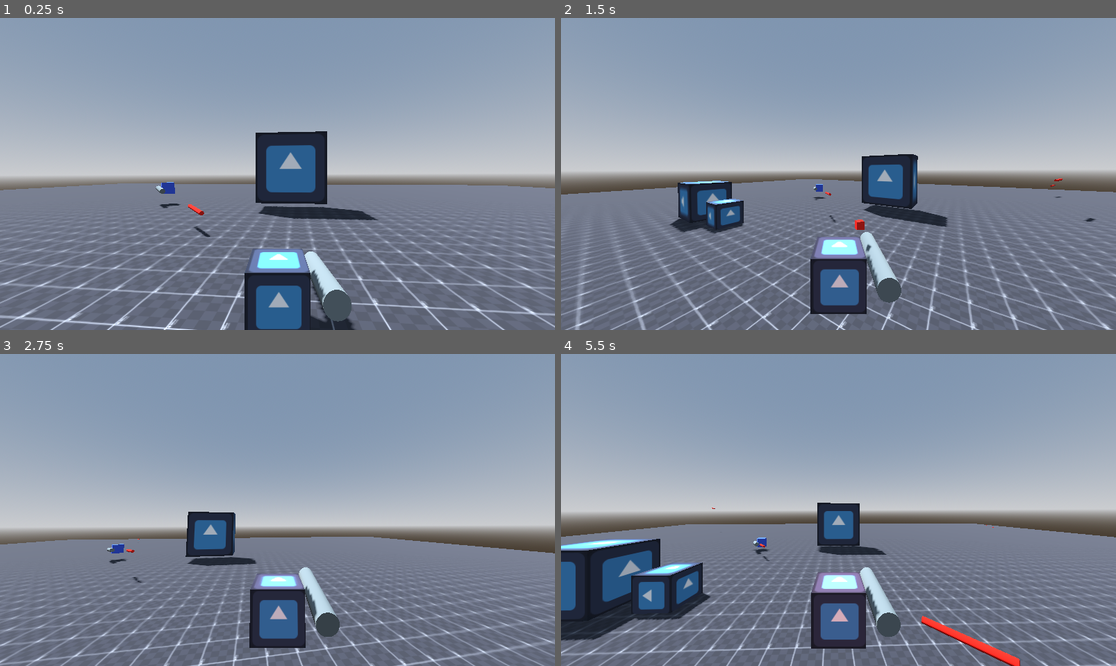
Above: before the commit, frames 1-4 (two rows, left to right).
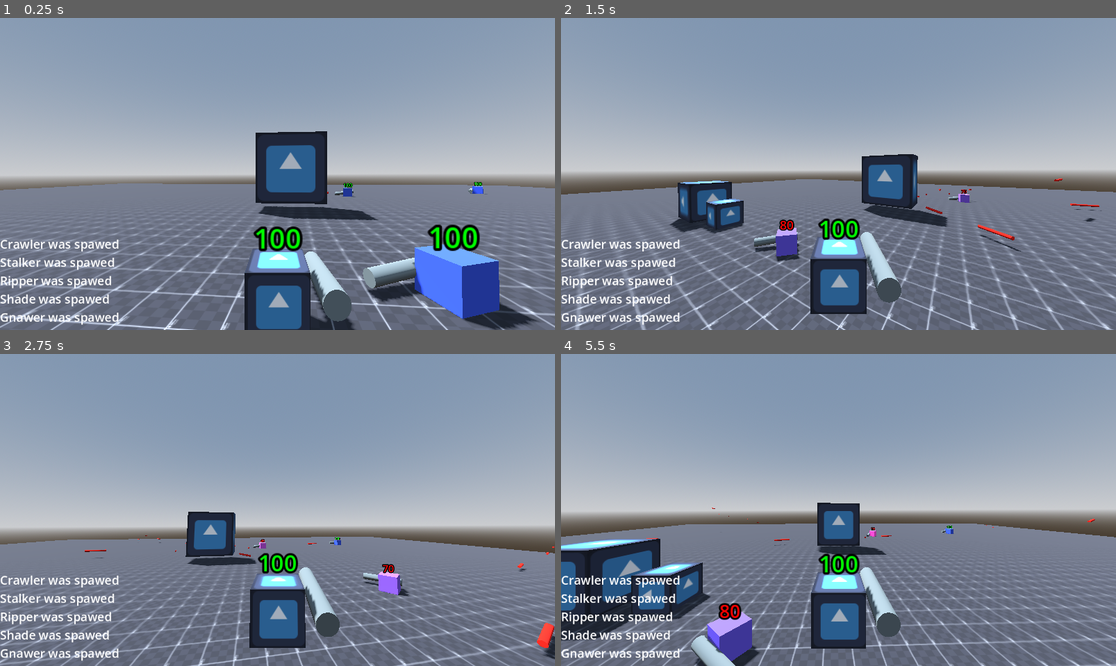
Above: after the commit, the same moments.

Repository: MukumovMuhammad/Simple_3D_Cube_shooter-
Game: Godot game, scene res://Scenes/test_platform.tscn
Two runs of this game, one before a commit and one after it. Both use one fixed random seed, a clock stepped at 60 frames per second and the inputs below. The engine's default icon, where the game draws it, is replaced by a stand-in: a white triangle on a blue panel in a dark square.
Inputs (mouse positions are in pixels of both pictures, inside the frame that each line leads up to):
- Up to frame 1 (0.25 s): no input
- Up to frame 2 (1.5 s): tap Enter (ui_accept) at 0.5, 0.77, 0.8, 1.07, 1.35 s; move the mouse to (866, 174) at 0.52 s; press the mouse at (866, 174) at 0.53 s; hold D (right) 0.53-1.28 s; move the mouse to (810, 174) at 1.27 s; release the mouse at (810, 174) at 1.28 s; hold A (left) from 1.28 s (still down)
- Up to frame 3 (2.75 s): tap Enter (ui_accept) at 1.52, 1.82 s; click (249, 510) at 1.55 s; move the mouse to (288, 503) at 2.02 s; release A (left) at 2.03 s; hold D (right) from 2.03 s (still down); hold Enter (ui_accept) from 2.03 s (still down); tap S (bk) at 2.1 s
- Up to frame 4 (5.5 s): move the mouse to (832, 516) at 2.77 s; release Enter (ui_accept) at 2.78 s; tap W (fd) at 2.85 s; tap Enter (ui_accept) at 3.02, 3.32, 3.77, 3.8, 4.07, 4.52, 4.82 s; click (832, 516) at 3.05 s; move the mouse to (877, 513) at 3.52 s; release D (right) at 3.53 s; press the mouse at (877, 513) at 3.53 s; hold A (left) from 3.53 s (still down); move the mouse to (794, 506) at 4.27 s; release the mouse at (794, 506) at 4.28 s; click (794, 506) at 4.35 s; move the mouse to (844, 510) at 5.02 s; hold Enter (ui_accept) from 5.03 s (still down)

The runs differ from the first frame. In frame 1, 7.2% of the frame differs, in the area x 0-97%, y 52-100%; in frame 2, 3.1%; in frame 3, 2.9%; in frame 4, 4.7%.

Commit message:
added a game manager who spawn enemies. They have names and respawed when they are dead. Also you get a little text in the corner about that sb died or spawed

Diff:
--- a/Scenes/enemies.tscn
+++ b/Scenes/enemies.tscn
@@ -12,10 +12,11 @@
 [sub_resource type="SphereShape3D" id="SphereShape3D_rbk1d"]
 radius = 30.0
 
-[node name="Enemies" type="CharacterBody3D" node_paths=PackedStringArray("mesh") groups=["Cube", "hitble"]]
+[node name="Enemy" type="CharacterBody3D" node_paths=PackedStringArray("Cube_health_label", "mesh") groups=["Cube", "hitble"]]
 collision_layer = 7
 collision_mask = 3
 script = ExtResource("1_gu34h")
+Cube_health_label = NodePath("health_label")
 mesh = NodePath("CollisionShape3D/MeshInstance3D")
 
 [node name="CollisionShape3D" type="CollisionShape3D" parent="."]
@@ -43,6 +44,13 @@
 [node name="Weapon" parent="hands" index="0"]
 transform = Transform3D(0.40975, 0.0591034, -0.00127751, 0, -0.148165, -0.418402, -0.0143088, 1.6925, -0.0365831, 0, 0, -0.561)
 
+[node name="health_label" type="Label3D" parent="."]
+transform = Transform3D(1, 0, 0, 0, 1, 0, 0, 0, 1, 0, 0.8720379, 0)
+pixel_size = 0.02
+billboard = 1
+modulate = Color(1, 0.28235295, 0.20392157, 1)
+text = "100"
+
 [connection signal="body_entered" from="Area3D" to="." method="_on_area_3d_body_entered"]
 
 [editable path="hands"]
--- a/Scenes/player.tscn
+++ b/Scenes/player.tscn
@@ -1,8 +1,9 @@
-[gd_scene load_steps=7 format=3 uid="uid://c73xf8kwqt025"]
+[gd_scene load_steps=8 format=3 uid="uid://c73xf8kwqt025"]
 
 [ext_resource type="Texture2D" uid="uid://ctfqnogfx0djb" path="res://icon.svg" id="1_4flbx"]
 [ext_resource type="Script" uid="uid://bb8442hfw7cx4" path="res://Scripts/player.gd" id="1_onrkg"]
 [ext_resource type="PackedScene" uid="uid://crtalvvnavykt" path="res://Scenes/hands_with_weapon.tscn" id="3_6t5aa"]
+[ext_resource type="Script" uid="uid://bd5tacniu8et" path="res://Scripts/hud.gd" id="4_vgqql"]
 
 [sub_resource type="BoxShape3D" id="BoxShape3D_4flbx"]
 
@@ -13,11 +14,19 @@
 
 [sub_resource type="BoxMesh" id="BoxMesh_i3pqv"]
 
-[node name="Player" type="CharacterBody3D" node_paths=PackedStringArray("mesh") groups=["Cube"]]
+[node name="Player" type="CharacterBody3D" node_paths=PackedStringArray("Cube_health_label", "mesh") groups=["Cube"]]
 collision_layer = 6
 script = ExtResource("1_onrkg")
+Cube_health_label = NodePath("health_label")
 mesh = NodePath("CollisionShape3D/Cube")
 metadata/_custom_type_script = "uid://cne5fuo1fibl2"
+
+[node name="health_label" type="Label3D" parent="."]
+transform = Transform3D(1, 0, 0, 0, 1, 0, 0, 0, 1, 0, 0.8720379, 0)
+pixel_size = 0.015
+billboard = 1
+modulate = Color(0, 1, 0.20392157, 1)
+text = "100"
 
 [node name="CollisionShape3D" type="CollisionShape3D" parent="."]
 shape = SubResource("BoxShape3D_4flbx")
@@ -42,4 +51,28 @@
 [node name="hands" parent="." instance=ExtResource("3_6t5aa")]
 transform = Transform3D(1, 0, 0, 0, 0.990375, 0.138413, 0, -0.138413, 0.990375, 0.861688, 0.0273502, 0.0471447)
 
+[node name="CanvasLayer" type="CanvasLayer" parent="."]
+
+[node name="HUD" type="Control" parent="CanvasLayer"]
+layout_mode = 3
+anchors_preset = 15
+anchor_right = 1.0
+anchor_bottom = 1.0
+grow_horizontal = 2
+grow_vertical = 2
+script = ExtResource("4_vgqql")
+
+[node name="Label" type="Label" parent="CanvasLayer/HUD"]
+clip_contents = true
+layout_mode = 1
+anchors_preset = 2
+anchor_top = 1.0
+anchor_bottom = 1.0
+offset_top = -196.0
+offset_right = 408.0
+grow_vertical = 0
+theme_override_font_sizes/font_size = 25
+clip_text = true
+max_lines_visible = 5
+
 [editable path="hands"]
--- a/Scenes/test_platform.tscn
+++ b/Scenes/test_platform.tscn
@@ -3,7 +3,7 @@
 [ext_resource type="Texture2D" uid="uid://bykewssrqx1ws" path="res://checker_black_512x512.png" id="1_uf6b7"]
 [ext_resource type="PackedScene" uid="uid://c73xf8kwqt025" path="res://Scenes/player.tscn" id="2_uf6b7"]
 [ext_resource type="Texture2D" uid="uid://ctfqnogfx0djb" path="res://icon.svg" id="3_v71m4"]
-[ext_resource type="PackedScene" uid="uid://lrrrysua6ugb" path="res://Scenes/enemies.tscn" id="4_rc651"]
+[ext_resource type="Script" uid="uid://ohvwljnmgu26" path="res://Scripts/game_manager.gd" id="5_3tpsp"]
 
 [sub_resource type="ProceduralSkyMaterial" id="ProceduralSkyMaterial_uf6b7"]
 sky_horizon_color = Color(0.662243, 0.671743, 0.686743, 1)
@@ -62,9 +62,6 @@
 use_collision = true
 size = Vector3(5, 5, 3)
 
-[node name="Enemies2" parent="NavigationRegion3D" instance=ExtResource("4_rc651")]
-transform = Transform3D(1, 0, 0, 0, 1, 0, 0, 0, 1, 14.0272, 2.04259, -11.3619)
-
 [node name="Ground" type="CSGBox3D" parent="NavigationRegion3D"]
 material_override = SubResource("StandardMaterial3D_rc651")
 use_collision = true
@@ -72,3 +69,9 @@
 
 [node name="Player" parent="NavigationRegion3D" instance=ExtResource("2_uf6b7")]
 transform = Transform3D(0.0878685, 0, -0.996132, 0, 1, 0, 0.996132, 0, 0.0878685, 0.12, 1.616, 0)
+
+[node name="GameManager" type="Node" parent="." node_paths=PackedStringArray("player")]
+script = ExtResource("5_3tpsp")
+player = NodePath("../NavigationRegion3D/Player")
+
+[connection signal="died" from="NavigationRegion3D/Player" to="GameManager" method="_on_player_died"]
--- a/Scripts/Cube.gd
+++ b/Scripts/Cube.gd
@@ -1,9 +1,10 @@
 extends CharacterBody3D
 class_name Cube
 
+signal died(Name, Killer_name, g_position)
 
 var hp := 100
-
+@export var Cube_health_label: Label3D
 @export var speed := 5.0
 var jumo_velocity := 5.0
 
@@ -15,12 +16,16 @@
 func inner_Cube_ready() -> void:
 	# Each cube gets its own material copy
 	mesh.set_surface_override_material(0, mesh.get_active_material(0).duplicate())
+	if Cube_health_label:
+		Cube_health_label.text = str(hp)
+		Cube_health_label.modulate = Color(1-hp/100, hp/100, 0)
 
 
 func shoot(bullet_pos: Marker3D):
 	if can_shoot:
 		can_shoot = false
 		var instance_of_bullet = bullet_scene.instantiate()
+		instance_of_bullet.shoot_by_who = name
 		instance_of_bullet.position = bullet_pos.position
 		instance_of_bullet.global_position = bullet_pos.global_position
 		instance_of_bullet.transform.basis = bullet_pos.global_transform.basis
@@ -31,13 +36,16 @@
 
 
 
-func take_damage(amount: int) -> void:
+func take_damage(amount: int, who: String) -> void:
 	hp -= amount
+	if Cube_health_label:
+		Cube_health_label.text = str(hp)
+		Cube_health_label.modulate = Color(1-hp/100, hp/100, 0)
 	if hp <= 0:
-		die()
+		die(who)
 	else:
 		var mat := mesh.get_active_material(0)
 		mat.albedo_color += Color(0.1, 0, 0)
 
-func die() -> void:
-	queue_free()
+func die(who: String) -> void:
+	emit_signal("died", self, who, global_position)
--- a/Scripts/bullets.gd
+++ b/Scripts/bullets.gd
@@ -4,6 +4,7 @@
 var velocity = Vector3.ZERO
 @onready var ray = $RayCast3D
 const SPEED = 40.0
+var shoot_by_who : String
 # Called when the node enters the scene tree for the first time.
 func _ready():
 	pass # Replace with function body.
@@ -18,7 +19,7 @@
 		mesh.visible = false
 		particles.emitting = true
 		if ray.get_collider().is_in_group("Cube"):
-			ray.get_collider().take_damage(10)
+			ray.get_collider().take_damage(10,shoot_by_who)
 		await  get_tree().create_timer(1.0).timeout
 		queue_free()
 
--- a/Scripts/enemies.gd
+++ b/Scripts/enemies.gd
@@ -7,10 +7,14 @@
 @onready var area : Area3D = $Area3D
 @onready var weapon: Node3D = $hands
 @onready var weapon_point : Marker3D = $hands/Weapon/Marker3D
+@onready var health_label: Label3D = $health_label
 
 
+var is_wondering: bool = true
+var is_fighting : bool = false
+var saw_sb: bool = false
 
-var is_fighting : bool = false
+
 
 func _ready() -> void:
 	inner_Cube_ready()
@@ -54,5 +58,5 @@
 
 func _on_area_3d_body_entered(body: Node3D) -> void:
 	if body.is_in_group("Cube"):
-		print_debug("The Cube entered the area")
+		#print_debug("The Cube entered the area")
 		ray.look_at(body.position)
--- /dev/null
+++ b/Scripts/game_manager.gd
@@ -0,0 +1,72 @@
+extends Node
+@onready var navigation_region_3d: NavigationRegion3D = $"../NavigationRegion3D"
+var Enemy_count : int = 10
+const ENEMIES = preload("uid://lrrrysua6ugb")
+@export var player : Cube
+var enemy_names = [
+	"Crawler",
+	"Stalker",
+	"Ripper",
+	"Shade",
+	"Gnawer",
+	"Drifter",
+	"Spitter",
+	"Grunt",
+	"Mauler",
+	"Striker",
+	"Biter",
+	"Lurker",
+	"Stomper",
+	"Ghoul",
+	"Brute",
+	"Wretch",
+	"Hunter",
+	"Fang",
+	"Screamer",
+	"Reaver",
+	"Gnasher",
+	"Howler",
+	"Skitter",
+	"Shambler",
+	"Piercer",
+	"Twitcher",
+	"Ravager",
+	"Slicer",
+	"Doomling",
+    "Blinker"
+]
+
+
+func _ready() -> void:
+	spaw_all_enemies()
+
+
+func spaw_all_enemies():
+	for i in range(Enemy_count):
+		var instance_of_enemy : Cube = ENEMIES.instantiate()
+		instance_of_enemy.name = enemy_names[i]
+		instance_of_enemy.global_position = Vector3(randi_range(-30,30), 1, randi_range(-30,30))
+		instance_of_enemy.died.connect(on_enemy_died)
+		navigation_region_3d.add_child(instance_of_enemy)
+		player.write_info(enemy_names[i] + " was spawed")
+
+
+func on_enemy_died(enemy: Cube, by_who, g_position):
+	player.write_info(by_who + " - kileld - " + enemy.name)
+	enemy.queue_free()
+	await get_tree().create_timer(randf_range(1,3)).timeout
+	var instance_of_enemy : Cube = ENEMIES.instantiate()
+	instance_of_enemy.global_position = Vector3(randi_range(-30,30), 1, randi_range(-30,30))
+	navigation_region_3d.add_child(instance_of_enemy)
+	player.write_info("Enemy was spawed")
+
+
+
+func _on_player_died(Name: Cube, Killer_name: String, g_position: Vector3) -> void:
+	player.write_info("You was killed by " + Killer_name)
+	player.visible = false
+	await get_tree().create_timer(randf_range(1,3)).timeout
+	player.global_position = Vector3(randi_range(-30,30), 1, randi_range(-30,30))
+	player.hp = 100
+	player.visible = true
+	player.write_info("Player has been respawed!")
--- /dev/null
+++ b/Scripts/hud.gd
@@ -0,0 +1,11 @@
+extends Control
+var logs : Array
+@onready var info_label: Label = $Label
+
+func write_to_log(info: String):
+	logs.insert(0, info)
+	var text = ""
+	for i in logs:
+		text = str(i) + "\n" +  text
+
+	info_label.text = text
--- a/Scripts/player.gd
+++ b/Scripts/player.gd
@@ -1,7 +1,7 @@
 extends Cube
 
 
-
+@onready var hud: Control = $CanvasLayer/HUD
 @onready var camera_mount: Node3D = $Camera_mount
 @onready var Camera: Camera3D = $Camera_mount/Camera3D
 @onready var weapon: Node3D = $hands
@@ -43,7 +43,7 @@
 
 	# Handle jump.
 	if Input.is_action_pressed("ui_accept") and is_on_floor():
-		print_debug("Player Jumpt")
+		#print_debug("Player Jumpt")
 		velocity.y = jumo_velocity
 
 
@@ -66,3 +66,7 @@
 	var target_fov = BASE_FOV + FOV_CHANGE * velocity_clambed
 	Camera.fov = lerp(Camera.fov, target_fov, lerp_speed * delta)
 	move_and_slide()
+
+
+func write_info(info: String):
+	hud.write_to_log(info)
--- a/project.godot
+++ b/project.godot
@@ -12,7 +12,7 @@
 
 config/name="CubeWars"
 run/main_scene="uid://bba2myhktqjyy"
-config/features=PackedStringArray("4.4", "GL Compatibility")
+config/features=PackedStringArray("4.5", "GL Compatibility")
 config/icon="res://icon.svg"
 
 [display]
Not shown, added: Scripts/game_manager.gd.uid
Not shown, added: Scripts/hud.gd.uid
Not shown, changed: checker_black_512x512.png.import
Not shown, changed: icon.svg.import
